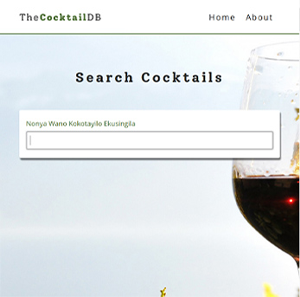
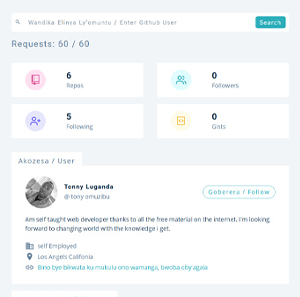
Two versions of the same layered image (300x297). Layer-by-layer changes:
added layer "Layer 8" above "Layer 7" over (0, 0, 300, 297)
added layer "Layer 7" above "Layer 6" over (0, 0, 300, 297)
added layer "Layer 6" above "Layer 5" over (0, 0, 300, 297)
hid "Layer 1" over (0, 0, 300, 297)
